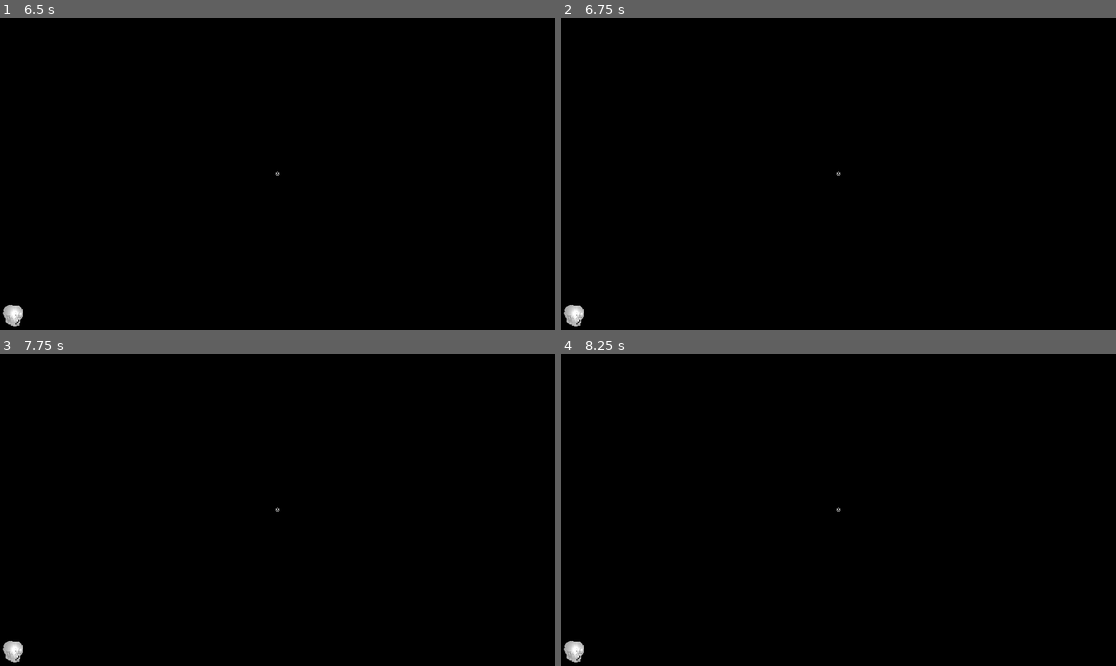
Above: before the commit, frames 1-4 (two rows, left to right).
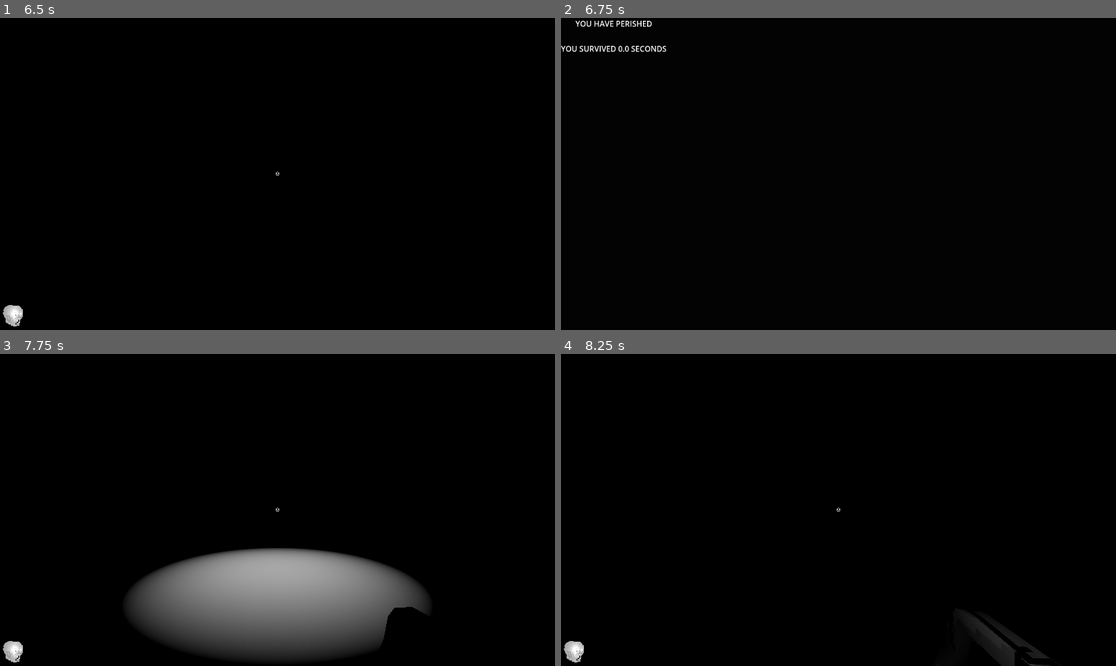
Above: after the commit, the same moments.

Repository: NykolaR/GGJ2026
Game: Godot game, scene res://scenes/debug/debug.tscn
The game is run twice, just before and just after one commit, with the same random seed, the same clock (stepped at 60 frames per second) and the same inputs.
Inputs (mouse positions are in pixels of both pictures, inside the frame that each line leads up to):
- Up to frame 1 (6.5 s): tap Enter (ui_accept) at 0.5, 0.77, 1.52, 2, 2.75, 3.02, 3.5, 3.77, 4.25, 4.52, 5, 6.02 s; move the mouse to (305, 174) at 0.52 s; hold Space (action) 0.53-1.28 s; hold W (move_up) 0.53-5.78 s; click (305, 174) at 0.8 s; move the mouse to (249, 174) at 1.27 s; click (249, 174) at 1.35 s; tap Space (action) every 1.5 s from 1.55 to 6.05 s; move the mouse to (288, 167) at 2.02 s; hold Space (action) 2.03-2.78 s; click (288, 167) at 2.3 s; move the mouse to (271, 180) at 2.77 s; click (271, 180) at 2.85 s; move the mouse to (316, 177) at 3.52 s; hold Space (action) 3.53-4.28 s; click (316, 177) at 3.8 s; move the mouse to (233, 170) at 4.27 s; click (233, 170) at 4.35 s; move the mouse to (283, 174) at 5.02 s; hold Space (action) 5.03-5.78 s; click (283, 174) at 5.3 s; move the mouse to (255, 167) at 5.77 s; hold D (move_right) from 5.78 s (still down); click (255, 167) at 5.85 s
- Up to frame 2 (6.75 s): move the mouse to (866, 174) at 6.52 s; release D (move_right) at 6.53 s; hold W (move_up) from 6.53 s (still down); hold Space (action) from 6.53 s (still down)
- Up to frame 3 (7.75 s): keep holding W (move_up); tap Enter (ui_accept) at 6.77, 7.52 s; click (305, 510) at 6.8 s; move the mouse to (249, 510) at 7.27 s; release Space (action) at 7.28 s; click (249, 510) at 7.35 s; tap Space (action) at 7.55 s
- Up to frame 4 (8.25 s): keep holding W (move_up); move the mouse to (849, 503) at 8.02 s; hold Space (action) from 8.03 s (still down)

Frame 1 is identical in both runs. In frame 2, 0.6% of the frame differs, in the area x 0-51%, y 0-99%; in frame 3, 15%, in the area x 22-78%, y 62-98%; in frame 4, 0.6%.

Commit message:
game things

Diff:
--- /dev/null
+++ b/ggj-2026/default_bus_layout.tres
@@ -0,0 +1,9 @@
+[gd_resource type="AudioBusLayout" format=3 uid="uid://brkwp064felre"]
+
+[sub_resource type="AudioEffectLimiter" id="AudioEffectLimiter_j3pel"]
+resource_name = "Limiter"
+ceiling_db = -0.3
+
+[resource]
+bus/0/effect/0/effect = SubResource("AudioEffectLimiter_j3pel")
+bus/0/effect/0/enabled = true
--- a/ggj-2026/project.godot
+++ b/ggj-2026/project.godot
@@ -99,6 +99,7 @@
 
 rendering_device/driver.windows="d3d12"
 renderer/rendering_method="mobile"
+environment/defaults/default_clear_color=Color(0.011087573, 0.011087581, 0.01108758, 1)
 
 [shader_globals]
 
--- /dev/null
+++ b/ggj-2026/scenes/debug/debug.gd
@@ -0,0 +1,8 @@
+extends Node3D
+
+
+# never plays
+func started() -> void:
+	var tween: Tween = create_tween()
+	tween.tween_property($AudioStreamPlayer, "volume_linear", 0, 2.0)
+	tween.finished.connect($AudioStreamPlayer.queue_free)
--- a/ggj-2026/scenes/debug/debug.tscn
+++ b/ggj-2026/scenes/debug/debug.tscn
@@ -2,9 +2,11 @@
 
 [ext_resource type="PackedScene" uid="uid://da11xn34k4j06" path="res://scenes/world/stage.tscn" id="1_fym4n"]
 [ext_resource type="PackedScene" uid="uid://dgdyc0n7bgbsk" path="res://scenes/game_manager.tscn" id="1_hxnlu"]
+[ext_resource type="Script" uid="uid://dttrhhfup0a8d" path="res://scenes/debug/debug.gd" id="1_v5q7w"]
 [ext_resource type="PackedScene" uid="uid://d03ii0poyajaw" path="res://scenes/player/player.tscn" id="2_pa0g8"]
 [ext_resource type="PackedScene" uid="uid://b7akgn8qr8qh2" path="res://scenes/enemy/mask_spawner_spawner.tscn" id="4_hxnlu"]
 [ext_resource type="PackedScene" uid="uid://5qw3bffoese7" path="res://scenes/enemy/spawning_mask/spawning_mask.tscn" id="4_oa6p7"]
+[ext_resource type="AudioStream" uid="uid://br3jk08newohy" path="res://assets/audio/spooky.wav" id="6_2yohk"]
 
 [sub_resource type="ProceduralSkyMaterial" id="ProceduralSkyMaterial_fym4n"]
 sky_horizon_color = Color(0.66224277, 0.6717428, 0.6867428, 1)
@@ -16,12 +18,14 @@
 [sub_resource type="Environment" id="Environment_oa6p7"]
 background_mode = 1
 sky = SubResource("Sky_hxnlu")
+ambient_light_source = 2
 tonemap_mode = 2
 glow_enabled = true
 fog_enabled = true
 fog_light_color = Color(0, 0, 0, 1)
 
 [node name="Debug" type="Node3D" unique_id=1680230417]
+script = ExtResource("1_v5q7w")
 
 [node name="GameManager" parent="." unique_id=942270679 instance=ExtResource("1_hxnlu")]
 
@@ -58,6 +62,12 @@
 [node name="MaskSpawnerSpawner" parent="." unique_id=1275169239 instance=ExtResource("4_hxnlu")]
 transform = Transform3D(1, 0, 0, 0, 1, 0, 0, 0, 1, 0, 7, 0)
 
+[node name="AudioStreamPlayer" type="AudioStreamPlayer" parent="." unique_id=1928223030]
+stream = ExtResource("6_2yohk")
+volume_db = -3.0
+pitch_scale = 0.55
+autoplay = true
+
 [connection signal="tree_exiting" from="Player" to="GameManager" method="gameover"]
 [connection signal="mask_grabbed" from="SpawningMask/Mask" to="SpawningMask" method="queue_free"]
 [connection signal="mask_grabbed" from="SpawningMask/Mask" to="MaskSpawnerSpawner" method="start"]
--- a/ggj-2026/scenes/debug/retro.tscn
+++ b/ggj-2026/scenes/debug/retro.tscn
@@ -24,6 +24,7 @@
 
 [node name="SubViewport" type="SubViewport" parent="SubViewportContainer" unique_id=793988736]
 handle_input_locally = false
+audio_listener_enable_3d = true
 size = Vector2i(288, 162)
 render_target_update_mode = 4
 
--- a/ggj-2026/scenes/enemy/chasing_enemy/chasing_enemy.tscn
+++ b/ggj-2026/scenes/enemy/chasing_enemy/chasing_enemy.tscn
@@ -5,6 +5,39 @@
 
 [sub_resource type="SphereShape3D" id="SphereShape3D_6qxeq"]
 radius = 0.2
+
+[sub_resource type="QuadMesh" id="QuadMesh_6qxeq"]
+size = Vector2(3, 3)
+
+[sub_resource type="Gradient" id="Gradient_gmljo"]
+interpolation_color_space = 2
+offsets = PackedFloat32Array(0, 0.3443396, 1)
+colors = PackedColorArray(1, 1, 1, 0.8352941, 1, 1, 1, 0.12156863, 1, 1, 1, 0)
+
+[sub_resource type="GradientTexture2D" id="GradientTexture2D_1e33p"]
+gradient = SubResource("Gradient_gmljo")
+use_hdr = true
+fill = 1
+fill_from = Vector2(0.5, 0.5)
+fill_to = Vector2(0.5, 0)
+metadata/_snap_enabled = true
+
+[sub_resource type="StandardMaterial3D" id="StandardMaterial3D_40gsk"]
+transparency = 1
+shading_mode = 2
+albedo_color = Color(5.912981, 0.63325053, 0, 1)
+albedo_texture = SubResource("GradientTexture2D_1e33p")
+emission = Color(2.4907243, 0.15748014, 0, 1)
+emission_energy_multiplier = 6.0
+
+[sub_resource type="StandardMaterial3D" id="StandardMaterial3D_rbih0"]
+transparency = 1
+shading_mode = 2
+albedo_color = Color(5.912981, 0.63325053, 0, 1)
+albedo_texture = SubResource("GradientTexture2D_1e33p")
+emission_enabled = true
+emission = Color(2.4907243, 0.15748014, 0, 1)
+emission_energy_multiplier = 6.0
 
 [node name="ChasingEnemy" unique_id=689310269 instance=ExtResource("1_t7t1x")]
 script = ExtResource("2_6qxeq")
@@ -15,4 +48,14 @@
 [node name="CollisionShape3D" parent="." index="0" unique_id=1436251806]
 shape = SubResource("SphereShape3D_6qxeq")
 
+[node name="Glow" type="MeshInstance3D" parent="." index="2" unique_id=2060671529]
+transform = Transform3D(-0.2, 0, -3.019916e-08, 0, 0.2, 0, 3.019916e-08, 0, -0.2, 0, 0, 0.2960505)
+mesh = SubResource("QuadMesh_6qxeq")
+surface_material_override/0 = SubResource("StandardMaterial3D_40gsk")
+
+[node name="Glow2" type="MeshInstance3D" parent="Glow" index="0" unique_id=339762511]
+transform = Transform3D(0.3, 0, 1.907191e-08, 0, 0.3, 0, -1.907191e-08, 0, 0.3, 3.3546579e-09, 0, 0.052768596)
+mesh = SubResource("QuadMesh_6qxeq")
+surface_material_override/0 = SubResource("StandardMaterial3D_rbih0")
+
 [connection signal="body_entered" from="." to="." method="_on_body_entered"]
--- a/ggj-2026/scenes/enemy/enemy.gd
+++ b/ggj-2026/scenes/enemy/enemy.gd
@@ -4,6 +4,7 @@
 
 
 func hit(damage: int = 1) -> void:
+	$AudioStreamPlayer3D.play()
 	health -= maxi(damage, 1)
 	if health <= 0:
 		death()
--- a/ggj-2026/scenes/enemy/enemy.tscn
+++ b/ggj-2026/scenes/enemy/enemy.tscn
@@ -1,6 +1,7 @@
 [gd_scene format=3 uid="uid://b8kagop8tvnh"]
 
 [ext_resource type="Script" uid="uid://dhije8l7d3s6u" path="res://scenes/enemy/enemy.gd" id="1_4a83h"]
+[ext_resource type="AudioStream" uid="uid://ccgyjpmkos5wy" path="res://assets/audio/sfx/hit1.wav" id="2_a3pup"]
 
 [sub_resource type="SphereShape3D" id="SphereShape3D_883im"]
 radius = 1.0
@@ -13,3 +14,6 @@
 [node name="CollisionShape3D" type="CollisionShape3D" parent="." unique_id=1436251806]
 shape = SubResource("SphereShape3D_883im")
 debug_color = Color(0.9934134, 0, 0.24475053, 0.41960785)
+
+[node name="AudioStreamPlayer3D" type="AudioStreamPlayer3D" parent="." unique_id=364109183]
+stream = ExtResource("2_a3pup")
--- a/ggj-2026/scenes/enemy/mask_spawner_spawner.gd
+++ b/ggj-2026/scenes/enemy/mask_spawner_spawner.gd
@@ -4,6 +4,7 @@
 var mask_spawner_count: int = 2
 
 func start() -> void:
+	spawn_spawner()
 	_on_timer_timeout()
 	$Timer.start()
 
--- a/ggj-2026/scenes/enemy/mask_spawner_spawner.tscn
+++ b/ggj-2026/scenes/enemy/mask_spawner_spawner.tscn
@@ -6,6 +6,6 @@
 script = ExtResource("1_6r6ou")
 
 [node name="Timer" type="Timer" parent="." unique_id=1958945801]
-wait_time = 5.5
+wait_time = 5.0
 
 [connection signal="timeout" from="Timer" to="." method="_on_timer_timeout"]
--- a/ggj-2026/scenes/game_manager.gd
+++ b/ggj-2026/scenes/game_manager.gd
@@ -10,6 +10,7 @@
 
 func _input(event: InputEvent) -> void:
 	if event.is_action_pressed("action"):
+		get_viewport().set_input_as_handled()
 		get_tree().reload_current_scene()
 
 
@@ -19,6 +20,7 @@
 
 
 func gameover() -> void:
+	$AudioStreamPlayer.play()
 	set_physics_process(false)
 	$GameOver.text = "YOU HAVE PERISHED\n\n"
 	$GameOver.text += "YOU SURVIVED " + str(survived_frames / 60.0) + " SECONDS"
--- a/ggj-2026/scenes/game_manager.tscn
+++ b/ggj-2026/scenes/game_manager.tscn
@@ -1,6 +1,7 @@
 [gd_scene format=3 uid="uid://dgdyc0n7bgbsk"]
 
 [ext_resource type="Script" uid="uid://bi6amp0uwy2li" path="res://scenes/game_manager.gd" id="1_hwd4i"]
+[ext_resource type="AudioStream" uid="uid://tlpwwaq6c5ry" path="res://assets/audio/sfx/death.wav" id="2_glms7"]
 
 [node name="GameManager" type="Node" unique_id=942270679]
 script = ExtResource("1_hwd4i")
@@ -10,3 +11,6 @@
 offset_bottom = 23.0
 horizontal_alignment = 1
 vertical_alignment = 1
+
+[node name="AudioStreamPlayer" type="AudioStreamPlayer" parent="." unique_id=1742719383]
+stream = ExtResource("2_glms7")
--- a/ggj-2026/scenes/player/player.gd
+++ b/ggj-2026/scenes/player/player.gd
@@ -96,6 +96,8 @@
 		"goblin":
 			$"FaceCam/skull-shape/skull".set_blend_shape_value(3, fuse_percent)
 
+	if global_position.y < -3:
+		queue_free()
 
 
 func _on_animation_tree_animation_started(anim_name: StringName) -> void:
@@ -105,6 +107,7 @@
 			b.damage = baked_gun_level + 1
 			b.target = $"RotY/RotX/hand/Arm-Armature/Skeleton3D/Arm/PistolBulletTarget".global_position
 			pistol_bullet_spawn.add_child(b)
+			%Shoot.play()
 		&"Shotgun-shoot":
 			for i in (baked_gun_level + 2):
 				for sg in sgbs:
@@ -114,6 +117,7 @@
 					b.speed = 0.4
 					b.spread = 0.15
 					sg.add_child(b)
+			%Shoot2.play()
 		&"MachineShoot":
 			var b: BulletMotion = BULLET_MOTION.instantiate()
 			b.damage = baked_gun_level + 1
@@ -121,6 +125,7 @@
 			b.spread = 0.03
 			pistol_bullet_spawn.add_child(b)
 			$RotY._last_mouse_motion += Vector2(randf_range(-5, 5), randf_range(-7, -1))
+			%Shoot.play()
 
 
 func set_gun(new: Helper.GUNS) -> void:
@@ -170,11 +175,19 @@
 		fusing_mask = mask
 		fuse_percent = 0.0
 
+
 func fuse_mask() -> void:
 	pass
 
 
+var ht: Tween
 func set_health(new: int) -> void:
 	health = new
+	%Hurt.play()
+	if ht:
+		ht.kill()
+	ht = create_tween()
+	$FaceCam/OmniLight3D.light_color = Color.RED
+	ht.tween_property($FaceCam/OmniLight3D, "light_color", Color.WHITE, 0.2)
 	if health <= 0:
 		queue_free()
--- a/ggj-2026/scenes/player/player.tscn
+++ b/ggj-2026/scenes/player/player.tscn
@@ -7,6 +7,9 @@
 [ext_resource type="Texture2D" uid="uid://cmih2cv56laqg" path="res://assets/textures/arm.png" id="5_0owmy"]
 [ext_resource type="Texture2D" uid="uid://d3xymnflgx3t4" path="res://assets/textures/mask.png" id="6_75vfm"]
 [ext_resource type="PackedScene" uid="uid://0lx0t2gql54d" path="res://assets/models/skull-shape.glb" id="7_0owmy"]
+[ext_resource type="AudioStream" uid="uid://mlvieo3rnsa1" path="res://assets/audio/sfx/shoot1.wav" id="8_5gtgg"]
+[ext_resource type="AudioStream" uid="uid://blfiflqxecg41" path="res://assets/audio/sfx/shoot2.wav" id="9_h17s1"]
+[ext_resource type="AudioStream" uid="uid://xdf31imlwr35" path="res://assets/audio/sfx/hurt1.wav" id="10_h17s1"]
 
 [sub_resource type="SphereShape3D" id="SphereShape3D_dovo2"]
 radius = 0.2
@@ -116,7 +119,7 @@
 [node name="hand" parent="RotY/RotX" unique_id=431467505 instance=ExtResource("3_p47bc")]
 transform = Transform3D(1, 0, 0, 0, 1, 0, 0, 0, 1, 0.20633817, -0.16909224, -5.9604645e-08)
 
-[node name="Skeleton3D" parent="RotY/RotX/hand/Arm-Armature" parent_id_path=PackedInt32Array(431467505, 1966625578) index="0" unique_id=1798349971]
+[node name="Skeleton3D" parent="RotY/RotX/hand/Arm-Armature" parent_id_path=PackedInt32Array(431467505, 718796287) index="0" unique_id=282466003]
 bones/0/rotation = Quaternion(-0.7071068, 0, 0, 0.7071068)
 bones/1/rotation = Quaternion(-0.5646381, -0.024727734, -0.0163793, 0.8248055)
 bones/2/rotation = Quaternion(-0.06566717, 0.002948672, 0.16091341, 0.9847772)
@@ -128,7 +131,7 @@
 bones/8/rotation = Quaternion(-0.057419002, -0.03199888, -0.38058823, 0.9224055)
 bones/9/rotation = Quaternion(-0.080858044, -0.05592866, 0.3604001, 0.92760223)
 
-[node name="Arm" parent="RotY/RotX/hand/Arm-Armature/Skeleton3D" index="0" unique_id=1046258405]
+[node name="Arm" parent="RotY/RotX/hand/Arm-Armature/Skeleton3D" index="0" unique_id=1305126404]
 surface_material_override/0 = SubResource("ShaderMaterial_qek5x")
 
 [node name="PistolBulletSpawn" type="Node3D" parent="RotY/RotX/hand/Arm-Armature/Skeleton3D/Arm" index="0" unique_id=357589825]
@@ -230,19 +233,19 @@
 [node name="skull-shape" parent="FaceCam" unique_id=129449758 instance=ExtResource("7_0owmy")]
 transform = Transform3D(-0.1755249, 0.02842266, -0.16119292, 0, 0.23635384, 0.04167556, 0.16367957, 0.030479578, -0.17285828, -0.215, 0, 0)
 
-[node name="skull" parent="FaceCam/skull-shape" index="0" unique_id=997162738]
+[node name="skull" parent="FaceCam/skull-shape" index="0" unique_id=629711785]
 surface_material_override/0 = SubResource("ShaderMaterial_qek5x")
 
-[node name="butterfly" parent="FaceCam/skull-shape" index="1" unique_id=1927503407]
-visible = false
-
-[node name="diamond" parent="FaceCam/skull-shape" index="2" unique_id=1220867083]
-visible = false
-
-[node name="goblin" parent="FaceCam/skull-shape" index="3" unique_id=480152809]
-visible = false
-
-[node name="heart" parent="FaceCam/skull-shape" index="4" unique_id=1836896208]
+[node name="butterfly" parent="FaceCam/skull-shape" index="1" unique_id=1667695486]
+visible = false
+
+[node name="diamond" parent="FaceCam/skull-shape" index="2" unique_id=1845575968]
+visible = false
+
+[node name="goblin" parent="FaceCam/skull-shape" index="3" unique_id=2004059502]
+visible = false
+
+[node name="heart" parent="FaceCam/skull-shape" index="4" unique_id=2034789523]
 visible = false
 
 [node name="Camera3D" type="Camera3D" parent="FaceCam" unique_id=699761584]
@@ -263,6 +266,21 @@
 grow_vertical = 0
 texture = SubResource("ViewportTexture_h17s1")
 
+[node name="Shoot" type="AudioStreamPlayer3D" parent="." unique_id=1004845543]
+unique_name_in_owner = true
+transform = Transform3D(1, 0, 0, 0, 1, 0, 0, 0, 1, 0, 0.5064018, 0)
+stream = ExtResource("8_5gtgg")
+
+[node name="Shoot2" type="AudioStreamPlayer3D" parent="." unique_id=752488245]
+unique_name_in_owner = true
+transform = Transform3D(1, 0, 0, 0, 1, 0, 0, 0, 1, 0, 0.5064018, 0)
+stream = ExtResource("9_h17s1")
+
+[node name="Hurt" type="AudioStreamPlayer3D" parent="." unique_id=5334337]
+unique_name_in_owner = true
+transform = Transform3D(1, 0, 0, 0, 1, 0, 0, 0, 1, 0, 0.5064018, 0)
+stream = ExtResource("10_h17s1")
+
 [connection signal="animation_started" from="AnimationTree" to="." method="_on_animation_tree_animation_started"]
 [connection signal="body_entered" from="Mask" to="." method="_on_mask_body_entered"]
 
Not shown, added: ggj-2026/assets/audio/sfx/death.wav.import
Not shown, added: ggj-2026/assets/audio/sfx/hit1.wav.import
Not shown, added: ggj-2026/assets/audio/sfx/hurt1.wav.import
Not shown, added: ggj-2026/assets/audio/sfx/shoot1.wav.import
Not shown, added: ggj-2026/assets/audio/sfx/shoot2.wav.import
Not shown, added: ggj-2026/assets/audio/spooky.wav.import
Not shown, added: ggj-2026/scenes/debug/debug.gd.uid
Not shown, added: ggj-2026/assets/audio/sfx/death.wav
Not shown, added: ggj-2026/assets/audio/sfx/hit1.wav
Not shown, added: ggj-2026/assets/audio/sfx/hurt1.wav
Not shown, added: ggj-2026/assets/audio/sfx/shoot1.wav
Not shown, added: ggj-2026/assets/audio/sfx/shoot2.wav
(and 1 more such lines)
